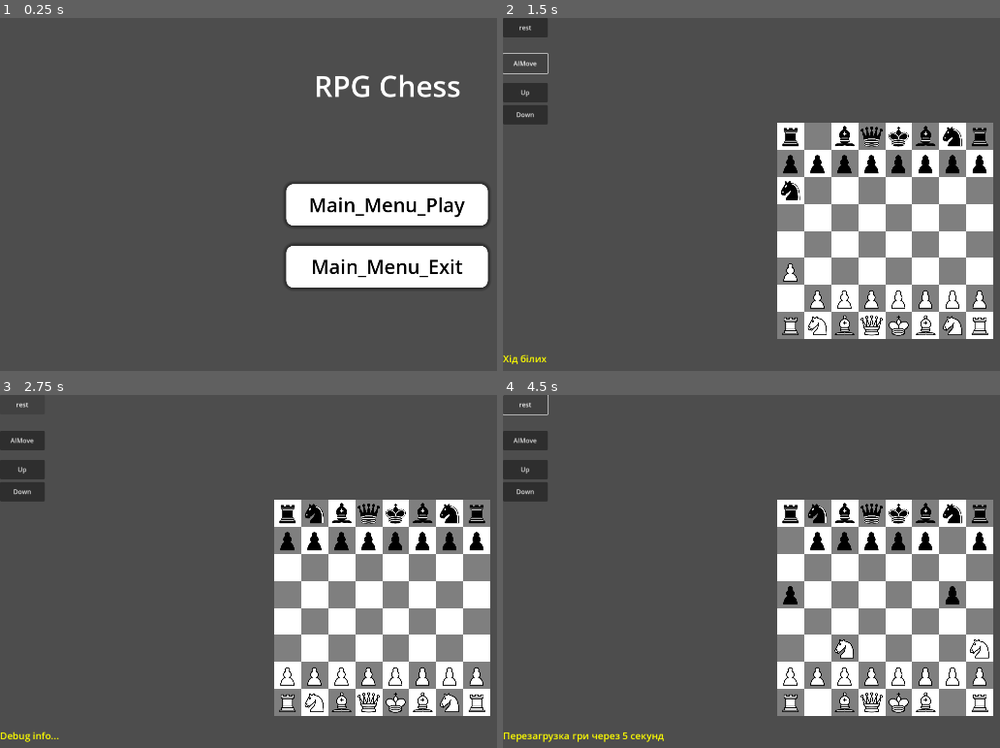
Above: before the commit, frames 1-4 (two rows, left to right).
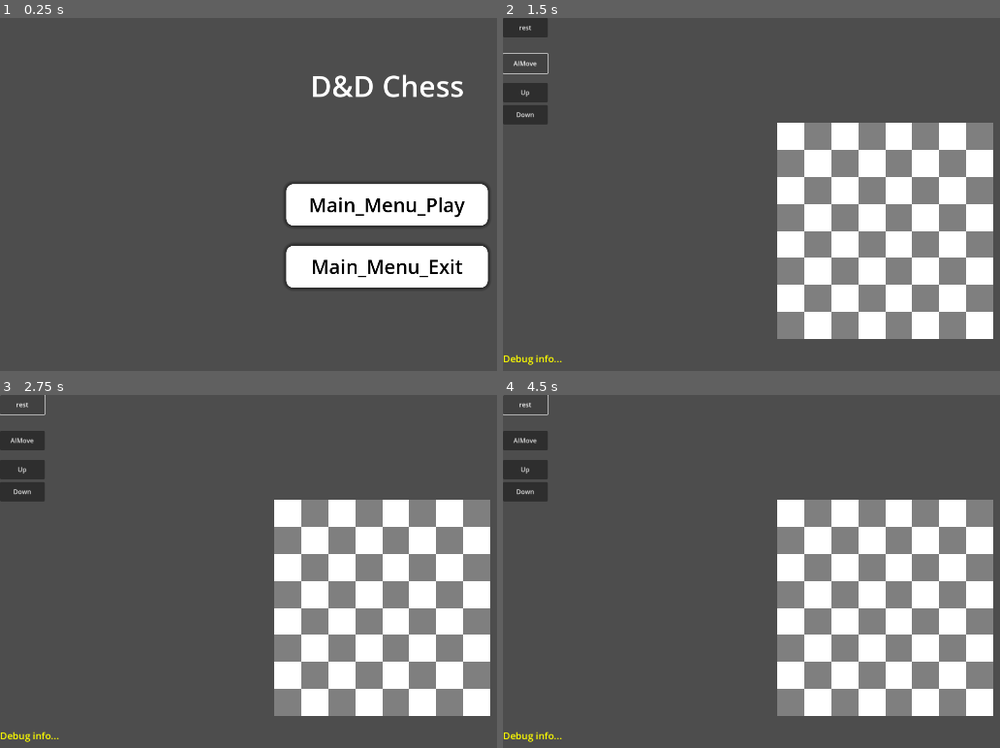
Above: after the commit, the same moments.

Repository: MrAlexander7/chess-with-hp
Game: Godot game, scene res://scene/main_menu.tscn
Same seed, same stepped clock (60 frames per second), same inputs: the game is played once before the commit and once after it.
Inputs:
- Up to frame 1 (0.25 s): no input
- Up to frame 2 (1.5 s): click "Main_Menu_Play" at 0.5 s; click "AIMove" at 1.25 s
- Up to frame 3 (2.75 s): click "rest" at 2 s
- Up to frame 4 (4.5 s): click "Up" at 2.75 s; click "Down" at 3.5 s; click "rest" at 4.25 s

The runs differ from the first frame. In frame 1, 0.9% of the frame differs, in the area x 62-94%, y 15-23%; in frame 2, 3.5%; in frame 3, 3.3%; in frame 4, 3.6%, in the area x 0-98%, y 30-99%.
Error after the commit: Parse Error: Expected expression after "and" operator. (res://scripts/main.gd:106)

Commit message:
add mechanic attack need fix it

Diff:
--- a/scene/main.tscn
+++ b/scene/main.tscn
@@ -161,7 +161,6 @@
 
 [node name="Timer" type="Timer" parent="."]
 wait_time = 0.5
-autostart = true
 
 [node name="TimerUp" type="Button" parent="."]
 offset_top = 161.0
--- a/scene/main_menu.tscn
+++ b/scene/main_menu.tscn
@@ -98,7 +98,7 @@
 offset_bottom = 186.0
 grow_horizontal = 2
 theme_override_font_sizes/font_size = 72
-text = "RPG Chess"
+text = "D&D Chess"
 
 [connection signal="pressed" from="Button_Manager/Main_Menu_Play" to="." method="_on_main_menu_play_pressed"]
 [connection signal="pressed" from="Button_Manager/Main_Menu_Exit" to="." method="_on_main_menu_exit_pressed"]
--- a/scripts/main.gd
+++ b/scripts/main.gd
@@ -99,15 +99,40 @@
 							return
 							# Перевірка на взяття фігури
 					var target_piece = get_piece_at(cellCoord.x, cellCoord.y)
+					var combat_result_death = false
 					if target_piece != null:
-						# canMove2Cell вже перевірила, що це фігура ворога
-						removePiece(target_piece)
+						if target_piece.color != activePiece.color:
+							debugLog.text = "Атака"
+							if target_piece.moved and :
+								debugLog.text = "Атака по захисту"
+								target_piece.take_attack(activePiece.attack, "ARMOR")
+								activePiece.moved = true
+								#update_ui_stacks()
+								check_game_over_status()
+								change_turn()
+								activatePiece(null)
+								return
+						else:
+							combat_result_death = target_piece.take_attack(activePiece.attack, "HP")
+							if combat_result_death:
+								debugLog.text = "Ворог знищений! Займаємо місце"
+								removePiece(target_piece)
+							else:
+								debugLog.text = "Ворог живий, але ранений!"
+								activePiece.moved = true
+								#update_ui_stacks()
+								change_turn()
+								activatePiece(null)
+								return
 
 					# Переміщуємо фігуру
 					activePiece.placeAtCell(cellCoord.x, cellCoord.y)
+					activePiece.moved = true
+					#update_ui_stacks()
+					check_for_check_status()
+					check_game_over_status()
+					change_turn()
 					activatePiece(null)
-					check_for_check_status()
-					change_turn()
 				else:
 					debugLog.text = "Хід заборонено! Ваш Король під ударом!"
 			else:
@@ -383,7 +408,6 @@
 	$Timer.wait_time *= 2
 	pass # Replace with function body.
 
-
 func check_draw():
 	#for p in pieces:
 	if len(pieces) == 2:
--- a/scripts/piece.gd
+++ b/scripts/piece.gd
@@ -1,8 +1,10 @@
 extends Node2D
 
 var main = null
+@onready var debugLog = $DebugLog
 
 var hp=1
+var current_hp
 var attack=1
 var defence=1
 
@@ -14,6 +16,15 @@
 var color=0
 var moved = false
 
+const STATS_CONFIG = {
+	0: [5, 0, 1],
+	1: [12, 2, 5],
+	2: [8, 1, 3],
+	3: [8, 1 ,3],
+	4: [15, 4, 2],
+	5: [5, 1, 2]
+}
+
 func _ready() -> void:
 	pass
 
@@ -27,7 +38,26 @@
 	self.main = main_ref
 	$Sprite2D.frame=self.type+self.color*6
 	placeAtCell(v,h)
+	var stats = STATS_CONFIG.get(tp, [5, 1, 1])
+	hp = stats[0]
+	current_hp = stats[0]
+	defence = stats[1]
+	attack = stats[2]
 	moved = false
+
+func take_attack(attack, type_hit):
+	if type_hit == "ARMOR":
+		defence -= attack
+		if defence < 0:
+			defence = 0
+			print("Удар по броні! Залишилось захисту: ", defence, " ", color)
+		else:
+			current_hp -= attack
+			print("Удар по здоров'ю! Залишилось HP: ", hp)
+	#main.update_ui
+	if current_hp < 0:
+		return true
+	return false
 
 func placeAtCell(v, h):
 	self.horzid=h
@@ -43,17 +73,6 @@
 		print("Помилка: не можу знайти TileMap у 'main'!")
 
 	moved = true
-	if self.type == 5:
-		if self.color == 0:
-			if self.horzid == 7:
-				self.type = 1
-				$Sprite2D.frame=self.type+self.color*6
-				self.sybol = "Q"
-		else:
-			if self.horzid == 0:
-				self.type = 1
-				$Sprite2D.frame=self.type+self.color*6
-				self.sybol = "q"
 
 
 func canMove2Cell(v,h):
@@ -187,3 +206,17 @@
 				return true
 			return false
 	return false
+
+func chose_piece():
+	if self.type == 5:
+		if self.color == 0:
+			if self.horzid == 7:
+				self.type = randi_range(1,4)
+				$Sprite2D.frame=self.type+self.color*6
+				self.sybol = "Q"
+		else:
+			if self.horzid == 0:
+				self.type = randi_range(1,4)
+				$Sprite2D.frame=self.type+self.color*6
+				self.sybol = "q"
+	pass
